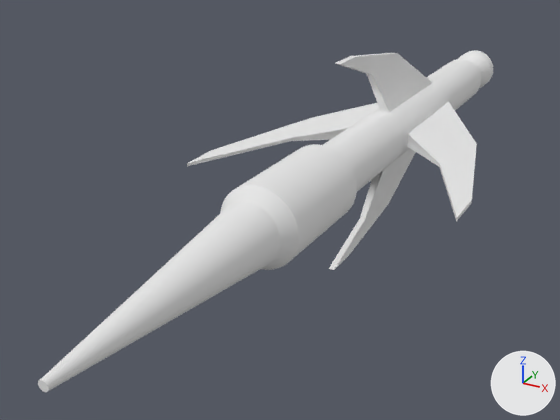
A saved change to the OBJ model GameJam/Assets/JamAssets/Game_Jam_Enemey_Rocket.obj.
The view is the same before and after, from a camera (50 mm lens) standing at (10.3, -24.2, 9.4) and looking at (-2.0, -1.9, -1.7). The lights are fixed; the arrows at lower right show +X, +Y and +Z. Where no turn or scale is listed for an object, it has been applied to the vertices.

The first picture shows 'Game_Jam_Enemey_Rocket'.
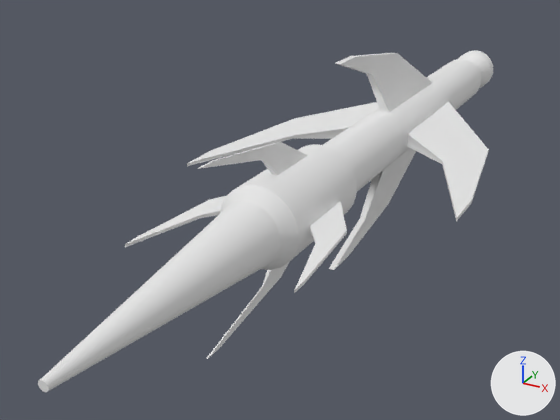
Commit message: Replaced Rocket

Location of each change, (x1, y1, x2, y2) in pixels of the pictures (560 x 420 px; the box of a moved part takes in the faces that stretch with it):
part 1 of me_game_jam_enemey_rocket, added: after (199, 142, 308, 175)
part 2 of me_game_jam_enemey_rocket, added: after (207, 262, 289, 359)
part 3 of me_game_jam_enemey_rocket, added: after (294, 201, 347, 293)
part 4 of me_game_jam_enemey_rocket, added: after (125, 196, 226, 247)
part 5 of me_game_jam_enemey_rocket, moved or reshaped: before (407, 102, 477, 221); after (407, 102, 489, 221)
part 6 of me_game_jam_enemey_rocket, moved or reshaped: before (187, 103, 379, 166); after (187, 102, 379, 166)

Edits to the bpy script that builds the scene:
```text
Change me_game_jam_enemey_rocket:
    used by ob_game_jam_enemey_rocket; location = (0.0, 0.0, 0.0)
    verts and faces of me_game_jam_enemey_rocket; kept vertices keep their numbers, new ones are numbered from 824
    before: 551 (3.4, 3.4, 0.1) at pixel (476, 143), 552 (3.4, 3.4, 0.0) at pixel (476, 144), 553 (2.9, 0.7, 0.1) at pixel (439, 163), 554 (2.9, 0.7, 0.0) at pixel (439, 164), 555 (3.4, 3.4, 0.0) at pixel (476, 145)
    before: 556 (2.9, 0.7, 0.0) at pixel (439, 165), 557 (3.4, 3.4, 0.0) at pixel (476, 146), 558 (2.9, 0.7, 0.0) at pixel (439, 166), 559 (3.4, 3.4, -0.1) at pixel (476, 146), 560 (2.9, 0.7, -0.1) at pixel (439, 167)
    before: 561 (-3.4, 3.4, -0.1), 562 (-3.4, 3.4, 0.0), 563 (-2.9, 0.7, -0.1) at pixel (291, 141), 564 (-2.9, 0.7, 0.0) at pixel (291, 140), 565 (-3.4, 3.4, 0.0)
    before: 566 (-2.9, 0.7, 0.0) at pixel (291, 139), 567 (-3.4, 3.4, 0.0) at pixel (311, 118), 568 (-2.9, 0.7, 0.0) at pixel (291, 138), 569 (-3.4, 3.4, 0.1) at pixel (311, 117), 570 (-2.9, 0.7, 0.1) at pixel (291, 138)
    remove me_game_jam_enemey_rocket.from_pydata(...)  # 824 vertices, 872 faces; spans x -4.8..4.8, y -15.3..15.3, z -3.7..3.7
    add me_game_jam_enemey_rocket.from_pydata(...)  # 932 vertices, 958 faces; spans x -4.8..4.8, y -15.3..15.3, z -3.7..3.7
    me_game_jam_enemey_rocket part 1: a new loose piece of 30 vertices spanning x -0.1..0.1, y -9.6..-3.8, z 1.2..2.8, in mat_mia_material_x1sg (white #e7e7e7)
    me_game_jam_enemey_rocket part 2: a new loose piece of 30 vertices spanning x -0.1..0.1, y -9.6..-3.8, z -2.8..-1.2, in mat_mia_material_x1sg (white #e7e7e7)
    me_game_jam_enemey_rocket part 3: a new loose piece of 24 vertices spanning x 1.3..2.6, y -9.5..-4.0, z -0.1..0.1, in mat_mia_material_x1sg (white #e7e7e7)
    me_game_jam_enemey_rocket part 4: a new loose piece of 24 vertices spanning x -2.6..-1.3, y -9.5..-4.0, z -0.1..0.1, in mat_mia_material_x1sg (white #e7e7e7)
    me_game_jam_enemey_rocket part 5
    add for i in [551, 552, 555, 557, 559]: verts[i] += (0.6, -0.4, 0.0)
    add for i in [553, 554, 556, 558, 560]: verts[i] += (0.0, 0.3, 0.0)
    me_game_jam_enemey_rocket part 6
    add for i in [561, 562, 565, 567, 569]: verts[i] += (-0.6, -0.4, 0.0)
    add for i in [563, 564, 566, 568, 570]: verts[i] += (-0.1, 0.3, 0.0)
```
